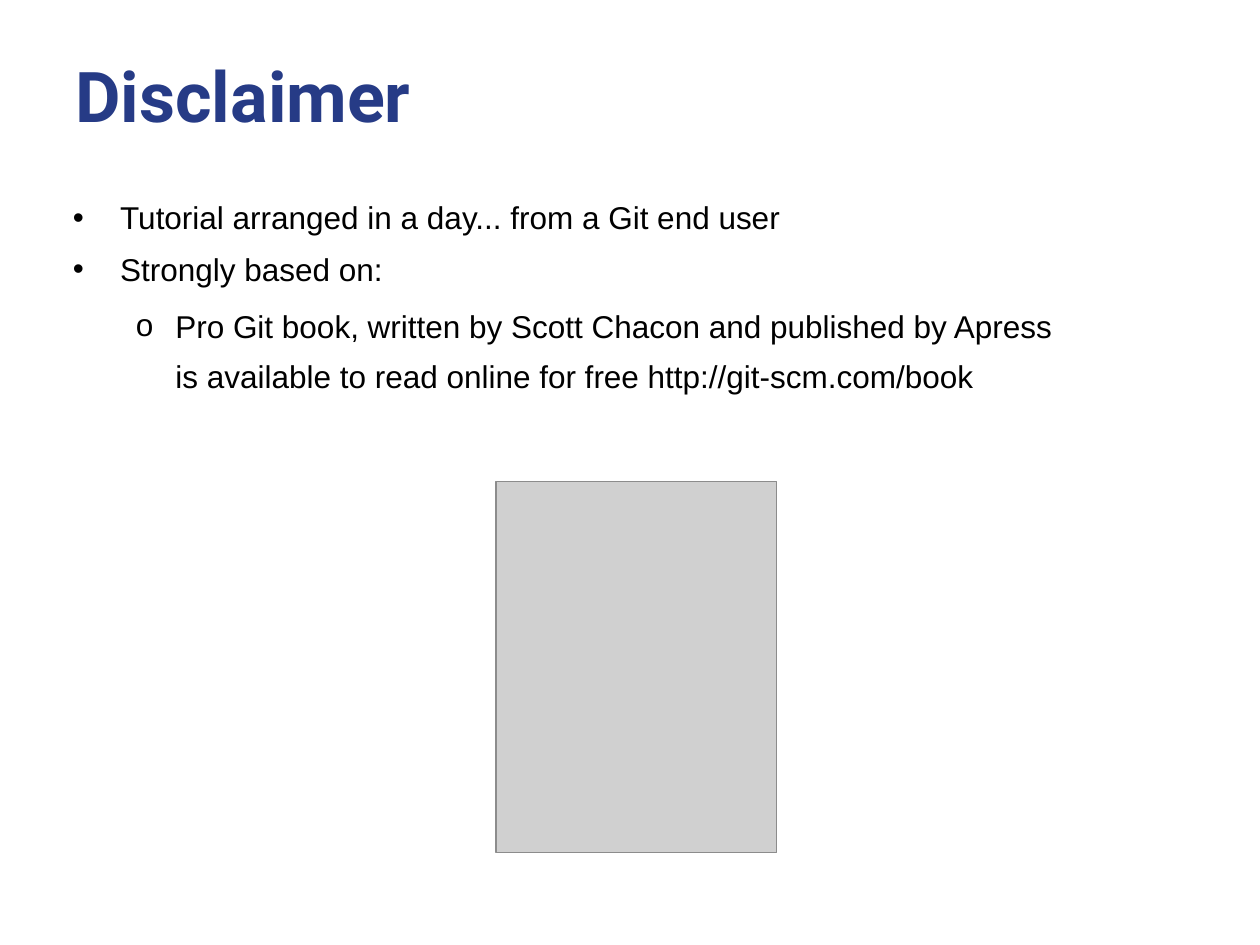
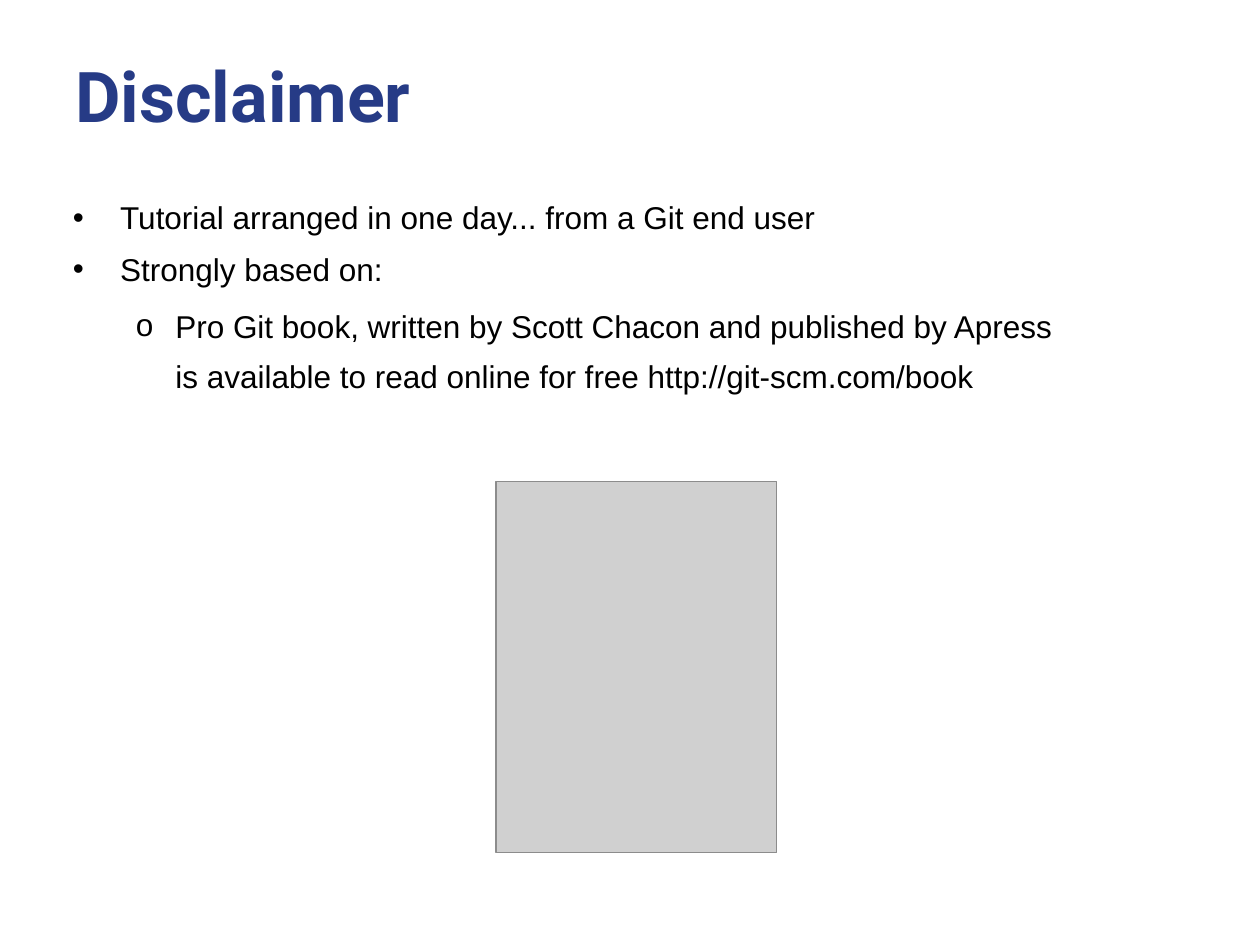
Before and after one commit to criluc/mini-git-tutorial, a slide deck: slide 2 of miniGitTutorial-12-2012.odp. Drawn at 1260x945 pixels with LibreOffice and Linux fonts; fonts in the diff are those of the drawing; grey boxes stand for pictures; background and template pictures are left out. Boxes give left, top, right and bottom in pixels: in the first picture for what was removed or moved away, otherwise in the second. Text is boxed around its words. In the diff, an @@ line names an element or a change of style, - is before the commit and + after.

```diff
--- a/miniGitTutorial-12-2012.odp
+++ b/miniGitTutorial-12-2012.odp
@@ text at box(120, 206, 815, 235): text changed @@
-• Tutorial arranged in a day... from a Git end user
+• Tutorial arranged in one day... from a Git end user
```
Also in this commit, not shown: 7 other slides changed, 1 other file.
